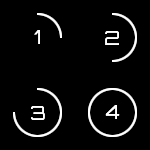
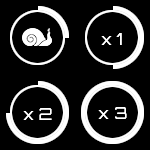
Revision of a layered (150, 150) image; what changed, layer by layer:
added layer "Inner Ring" (1st of 8, in "Theme" › "Level 4") in group "Level 4" over [85, 85, 140, 140]
moved "Gauge" (1st of 8, in "Theme" › "Level 4") above "x 3", painted on it over [81, 81, 144, 144]
renamed "4" to "x 3", painted on it over [98, 105, 127, 119]
added layer "Inner Ring" (2nd of 8, in "Theme" › "Level 3") in group "Level 3" over [10, 85, 65, 140]
moved "Gauge" (2nd of 8, in "Theme" › "Level 3") above "x 2", painted on it over [6, 81, 69, 144]
added layer "Inner Ring" (3rd of 8, in "Theme" › "Level 2") in group "Level 2" over [85, 10, 140, 65]
moved "Gauge" (3rd of 8, in "Theme" › "Level 2") above "x 1", painted on it over [112, 6, 144, 69]
added layer "Inner Ring" (4th of 8, in "Theme" › "Level 1") in group "Level 1" over [10, 10, 65, 65]
moved "Gauge" (4th of 8, in "Theme" › "Level 1") above "Snail", painted on it over [37, 6, 69, 38]
added layer "Snail" (1st of 2, in "Theme" › "Level 1") in group "Level 1" over [22, 28, 52, 46]
added layer "Inner Ring" (5th of 8, in "Alpha" › "Level 4") in group "Level 4" over [85, 85, 140, 140]
moved "Gauge" (5th of 8, in "Alpha" › "Level 4") above "x 3", painted on it over [81, 81, 144, 144]
added layer "Inner Ring" (6th of 8, in "Alpha" › "Level 3") in group "Level 3" over [10, 85, 65, 140]
moved "Gauge" (6th of 8, in "Alpha" › "Level 3") above "x 2", painted on it over [6, 81, 69, 144]
added layer "Inner Ring" (7th of 8, in "Alpha" › "Level 2") in group "Level 2" over [85, 10, 140, 65]
moved "Gauge" (7th of 8, in "Alpha" › "Level 2") above "x 1", painted on it over [112, 6, 144, 69]
added layer "Inner Ring" (8th of 8, in "Alpha" › "Level 1") in group "Level 1" over [10, 10, 65, 65]
moved "Gauge" (8th of 8, in "Alpha" › "Level 1") above "Snail", painted on it over [37, 6, 69, 38]
added layer "Snail" (2nd of 2, in "Alpha" › "Level 1") in group "Level 1" over [22, 28, 52, 46]
…and 7 more changes (7 painted, 7 renamed, 2 visibility)
